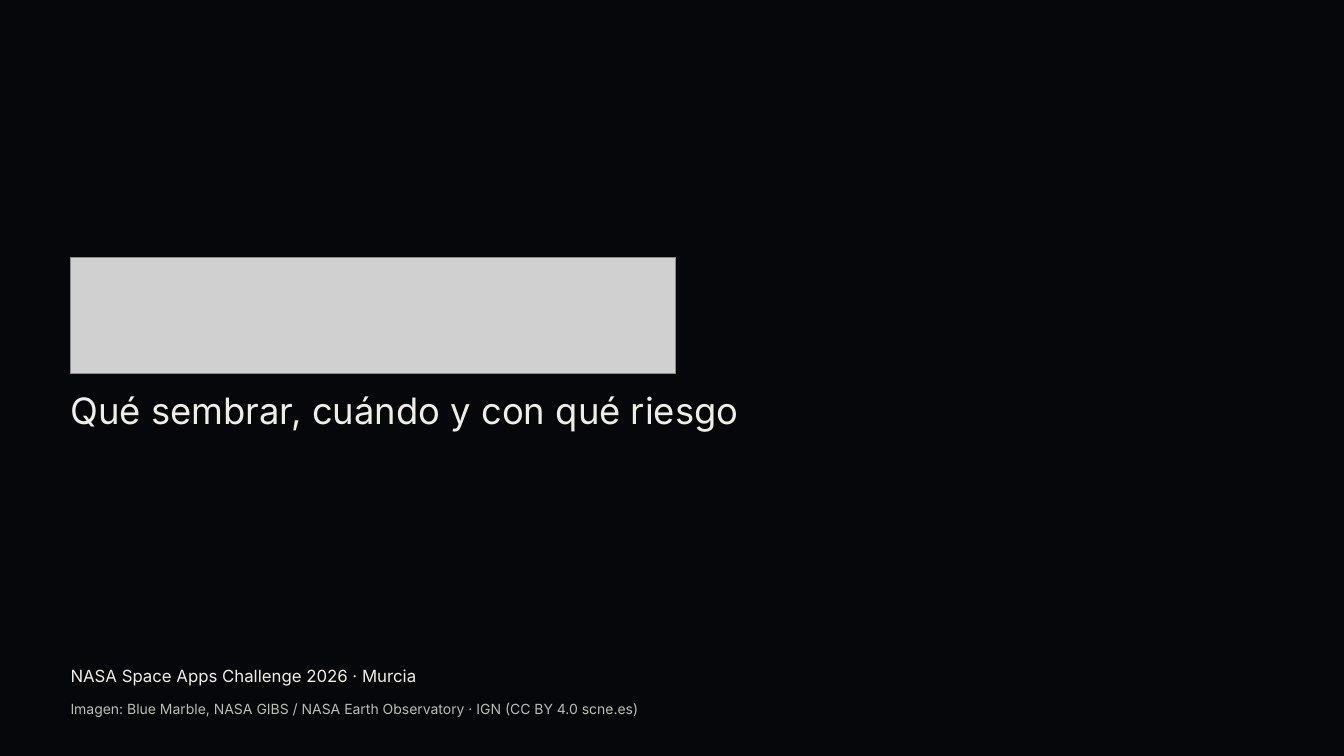
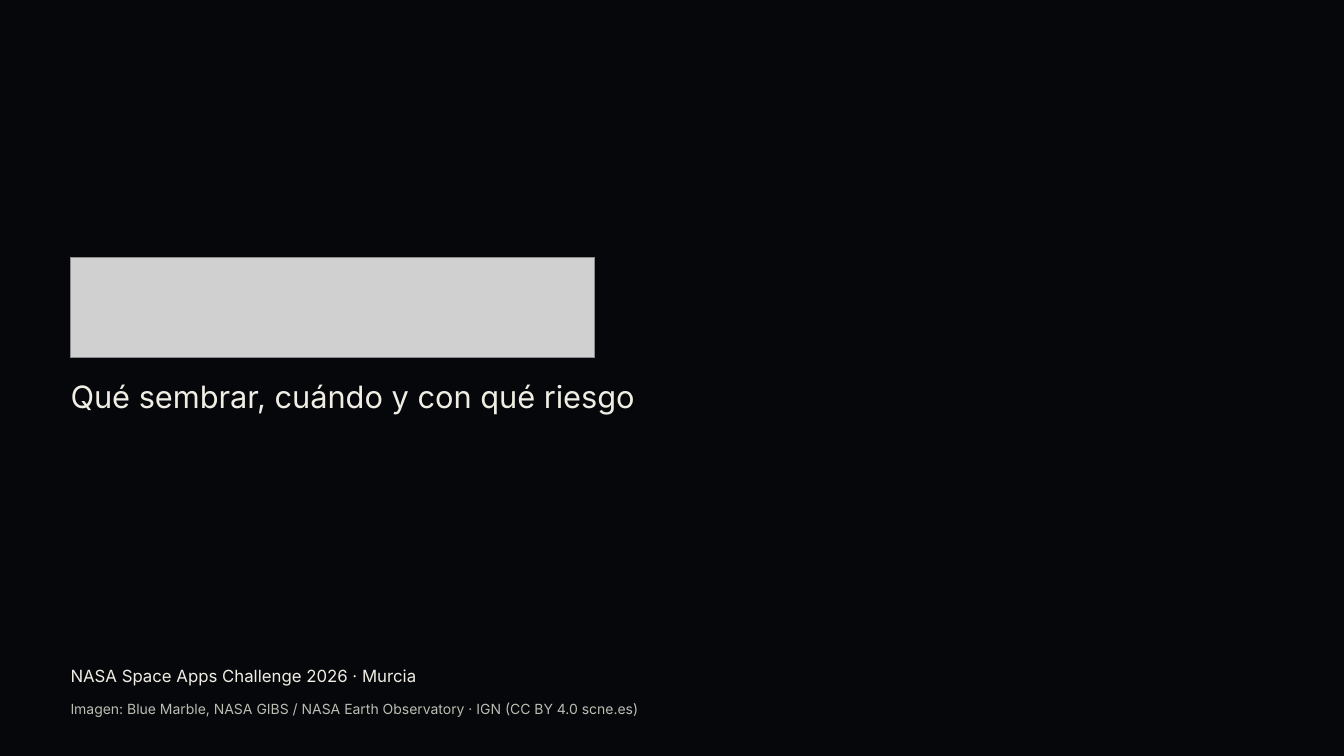
Before and after one commit to Enrikkk/NasaSpaceApps, a slide deck: slide 1 of submission/presentacion/agrockham-presentacion.pptx. Drawn at 1344x756 pixels with LibreOffice and Linux fonts; fonts in the diff are those of the drawing; grey boxes stand for pictures; background and template pictures are left out. Boxes give left, top, right and bottom in pixels: in the first picture for what was removed or moved away, otherwise in the second. Text is boxed around its words. In the diff, an @@ line names an element or a change of style, - is before the commit and + after.

Commit message:
submission: cover slide, Spain moved right (clean globe capture without app UI), title over the ocean

```diff
--- a/submission/presentacion/agrockham-presentacion.pptx
+++ b/submission/presentacion/agrockham-presentacion.pptx
@@ picture: place and size @@
-picture at [71,257,676,373]
+picture at [71,257,595,358]
@@ text "Qué sembrar, cuándo y con ...": place and size @@
-text "Qué sembrar, cuándo y con ..." at [71,396,738,432]
+text "Qué sembrar, cuándo y con ..." at [71,384,635,415]
@@ text "Qué sembrar, cuándo y con ..." at [71,384,635,415]: size 26 to 22 pt @@
```
Also in this commit, not shown: 2 other files.
